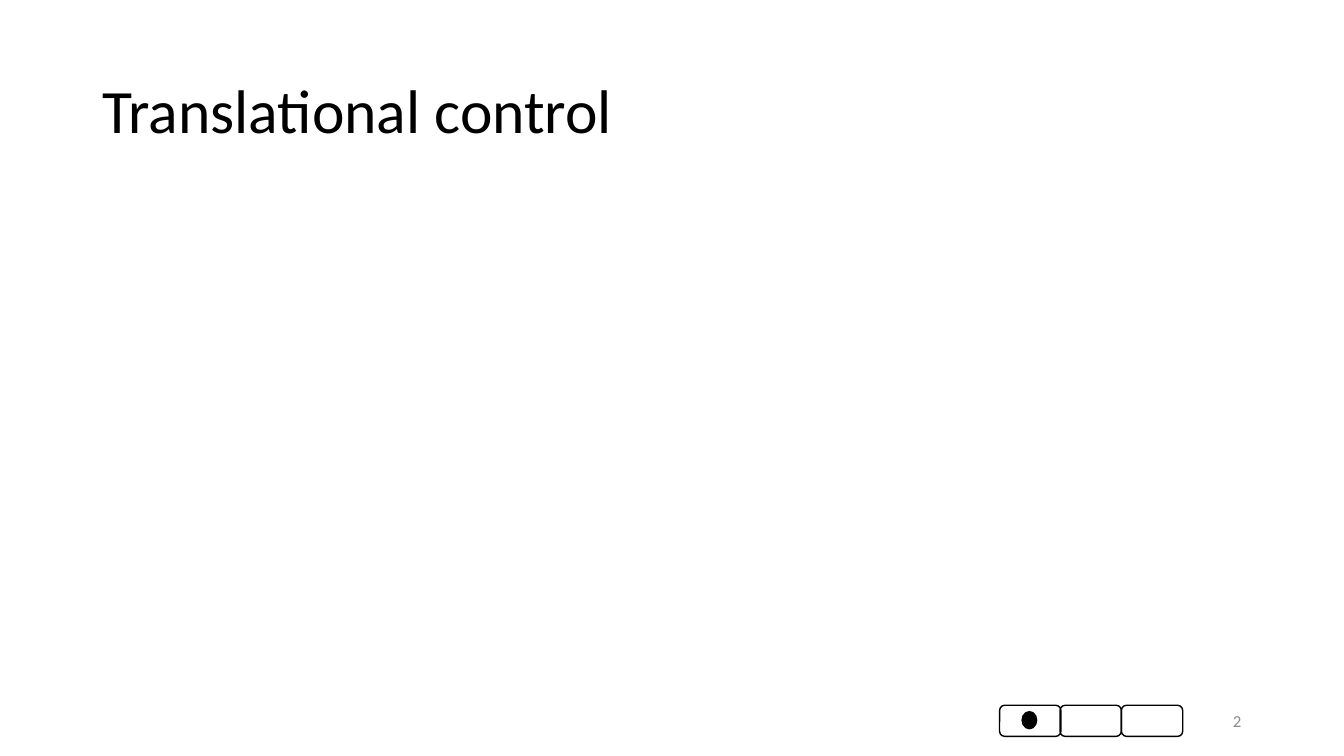
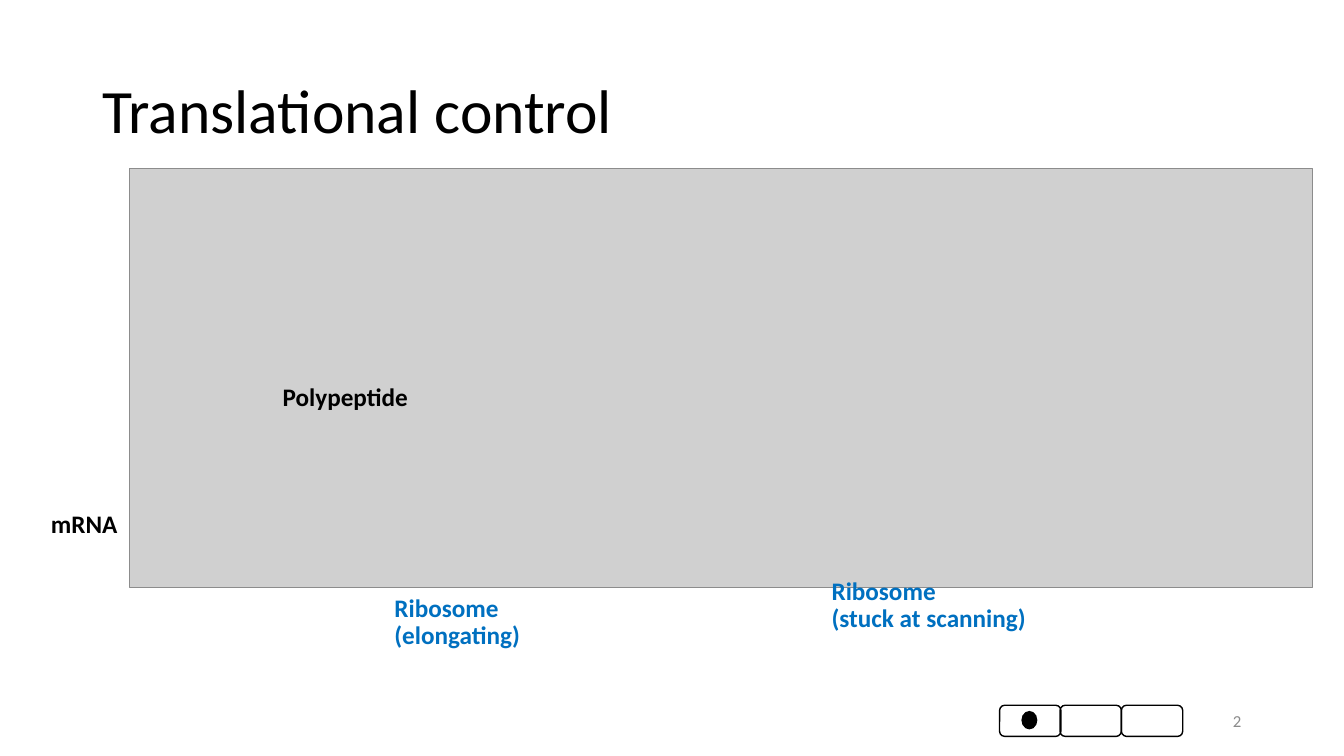
Before and after one commit to gabin-rousseau/roadblock_project, a slide deck: slide 2 of slides/gabinpractice_220224.pptx. Drawn at 1344x756 pixels with LibreOffice and Linux fonts; fonts in the diff are those of the drawing; grey boxes stand for pictures. Boxes give left, top, right and bottom in pixels: in the first picture for what was removed or moved away, otherwise in the second. Text is boxed around its words. In the diff, an @@ line names an element or a change of style, - is before the commit and + after.

```diff
--- a/slides/gabinpractice_220224.pptx
+++ b/slides/gabinpractice_220224.pptx
@@ picture added at [130, 168, 1313, 588] @@
@@ text added at [283, 388, 408, 410], 18 pt, text #000000, bold @@
+Polypeptide
@@ text added at [51, 516, 118, 533], 18 pt, text #000000, bold @@
+mRNA
@@ text added at [394, 599, 519, 649], 18 pt, text #0070C0, bold @@
+Ribosome (elongating)
@@ text added at [832, 582, 1025, 632], 18 pt, text #0070C0, bold @@
+Ribosome
+(stuck at scanning)
```
Also in this commit, not shown: 2 other slides changed, 4 slides added, 1 slide removed.
